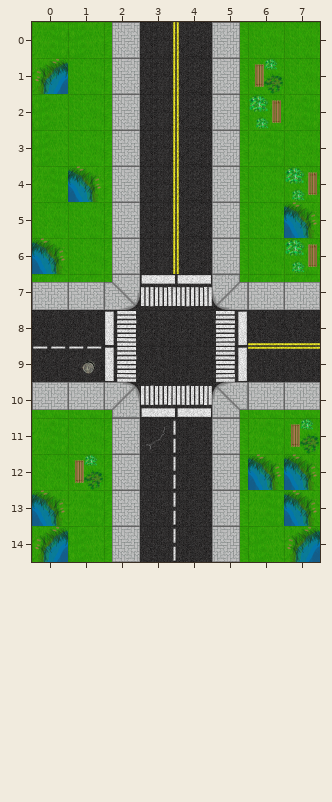
Two states of a Tiled map, Traffic_Cop/Assets/Map/level2v2.tmx. Above: the version before the commit.
Cells are 128x128 px. Shown: x 0..7, y 0..14.
Now the later version:
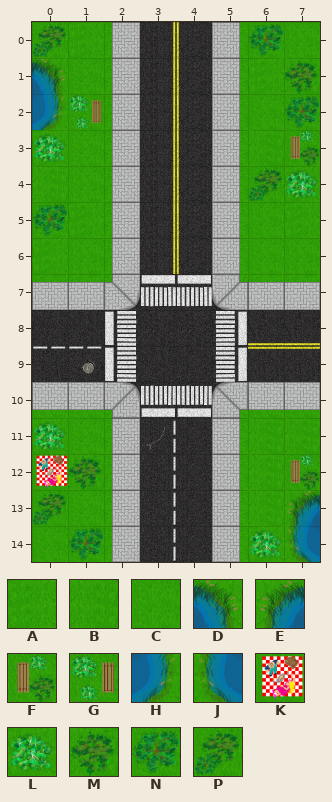
Key: from "RoadTilesV2": A 24, B 25, C 26, D 32, E 33, F 34, G 35, H 40, J 41, K 42, L 44, M 45, N 46, P 47.
_ is an empty cell.
What changed:
Layer "Roads":
The edit turns tile D into tile A in row 5 at x 7; in row 6 at x 0.
The edit turns tile F into tile A in row 1 at x 6.
The edit turns tile D into tile B in row 12 at x 6.
The edit turns tile F into tile B in row 11 at x 7.
The edit turns tile D into tile C in row 4 at x 1.
The edit turns tile E into tile C in row 14 at x 0.
The edit turns tile G into tile C in row 2 at x 6; in row 6 at x 7.
The edit turns tile E into tile D in row 1 at x 0.
The edit turns tile D into tile E in row 13 at x 7.
The edit turns tile C into tile F in row 3 at x 7.
The edit turns tile D into tile F in row 12 at x 7.
The edit turns tile C into tile G in row 2 at x 1.
The edit turns tile A into tile H in row 2 at x 0.
The edit turns tile E into tile J in row 14 at x 7.
The edit turns tile C into tile K in row 12 at x 0.
The edit turns tile A into tile L in row 3 at x 0; in row 14 at x 6.
The edit turns tile B into tile L in row 11 at x 0.
The edit turns tile G into tile L in row 4 at x 7.
The edit turns tile C into tile M in row 1 at x 7.
The edit turns tile F into tile M in row 12 at x 1.
The edit turns tile A into tile N in row 14 at x 1.
The edit turns tile B into tile N in row 2 at x 7.
The edit turns tile C into tile N in row 0 at x 6; in row 5 at x 0.
The edit turns tile B into tile P in row 0 at x 0.
The edit turns tile C into tile P in row 4 at x 6.
The edit turns tile D into tile P in row 13 at x 0.
Where, in picture pixels (left, top, right, bottom), the same in both pictures:
changed: (32, 22, 104, 274)
changed: (248, 24, 320, 273)
changed: (32, 418, 104, 562)
changed: (248, 418, 320, 562)
